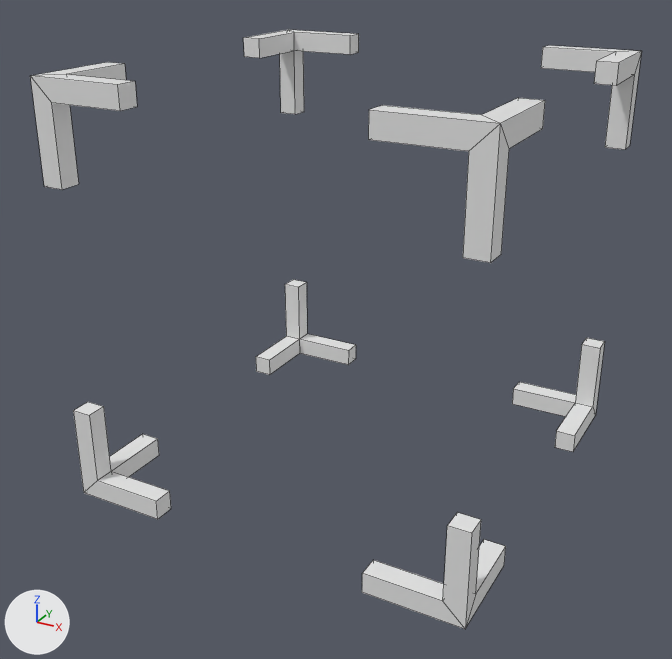
The Blender file Assets/Meshes/Selection.blend, before and after one commit.
Camera for both pictures: a 50 mm camera at (0.978, -1.901, 0.788) aimed at (-0.026, -0.076, -0.124). The lights are fixed; the arrows at lower left show +X, +Y and +Z. Mesh edges are drawn as thin lines.

The first picture shows 'Selector'.
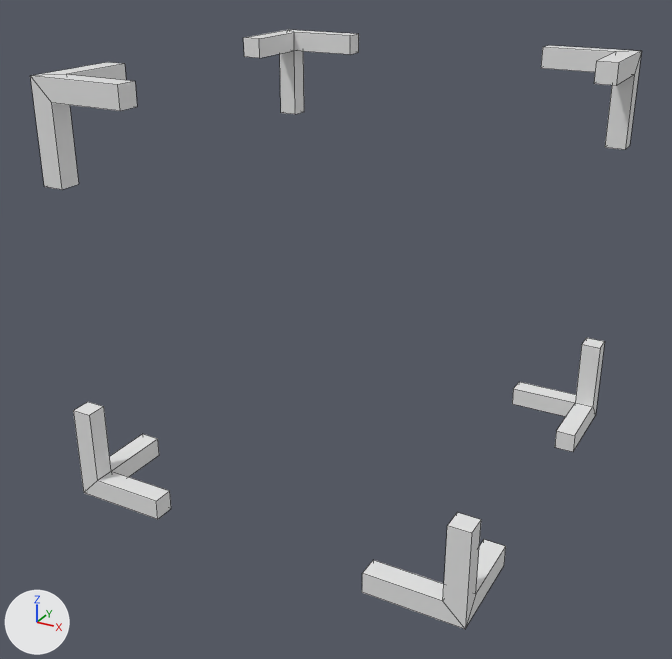
Scene script edits in JSON lines:
```json
{"block": "me_cube", "where": "me_cube.from_pydata(...)  # 136 vertices, 120 faces; spans x -0.5..0.5, y -0.5..0.5, z -0.5..0.5"}
{"block": "me_cube", "where": "# used by ob_selector; location = (0.0, 0.0, 0.0); rotation_euler = (1.571, 0.0, 0.0), in degrees (90, 0, 0)"}
{"block": "me_cube", "change": "me_cube part 1: the loose piece of 17 vertices spanning x 0.27..0.5, y 0.27..0.5, z 0.27..0.5 is deleted"}
{"block": "me_cube", "change": "me_cube part 2: the loose piece of 17 vertices spanning x -0.5..-0.27, y -0.5..-0.27, z -0.5..-0.27 is deleted"}
```

Boxes (x1, y1, x2, y2) around the edits, measured in the pictures (672 x 659 px):
```json
{"part": 1, "of": "me_cube", "change": "deleted", "before": [368, 98, 545, 263]}
{"part": 2, "of": "me_cube", "change": "deleted", "before": [256, 280, 356, 375]}
```
